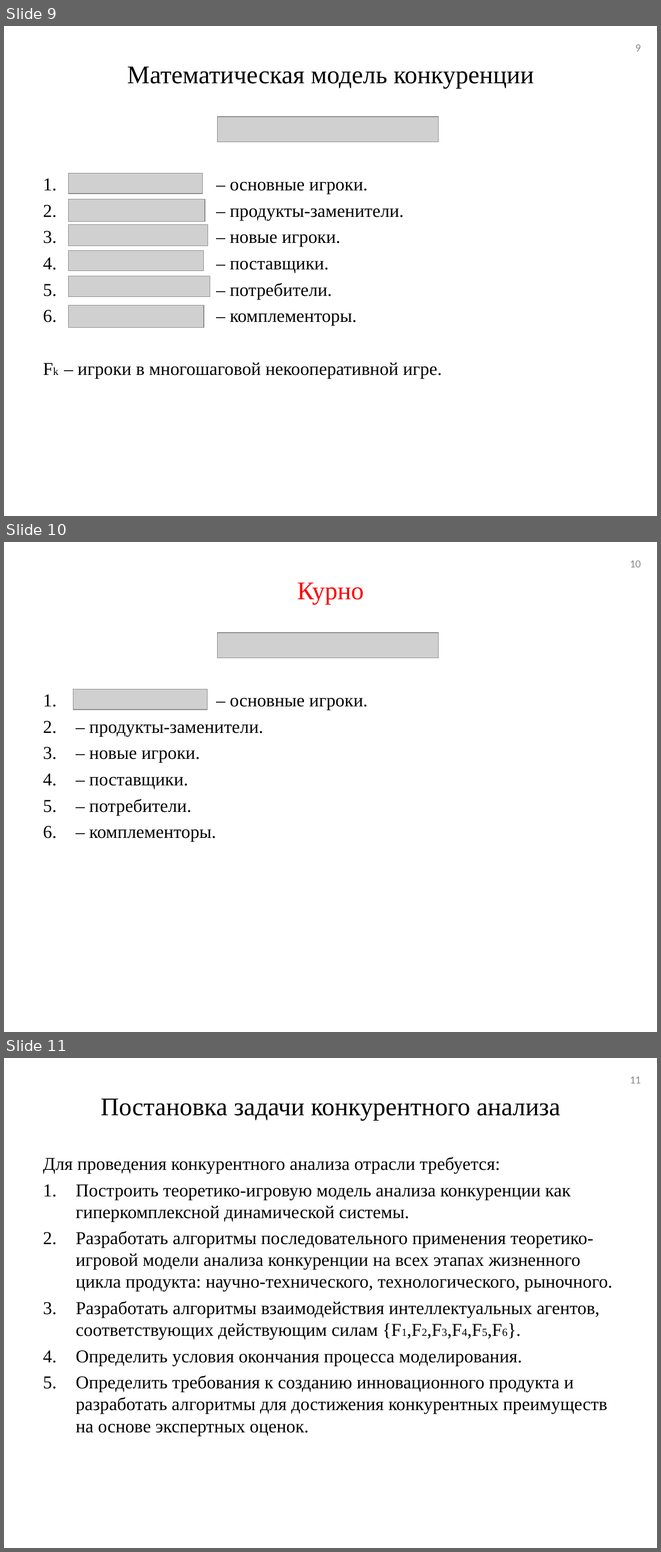
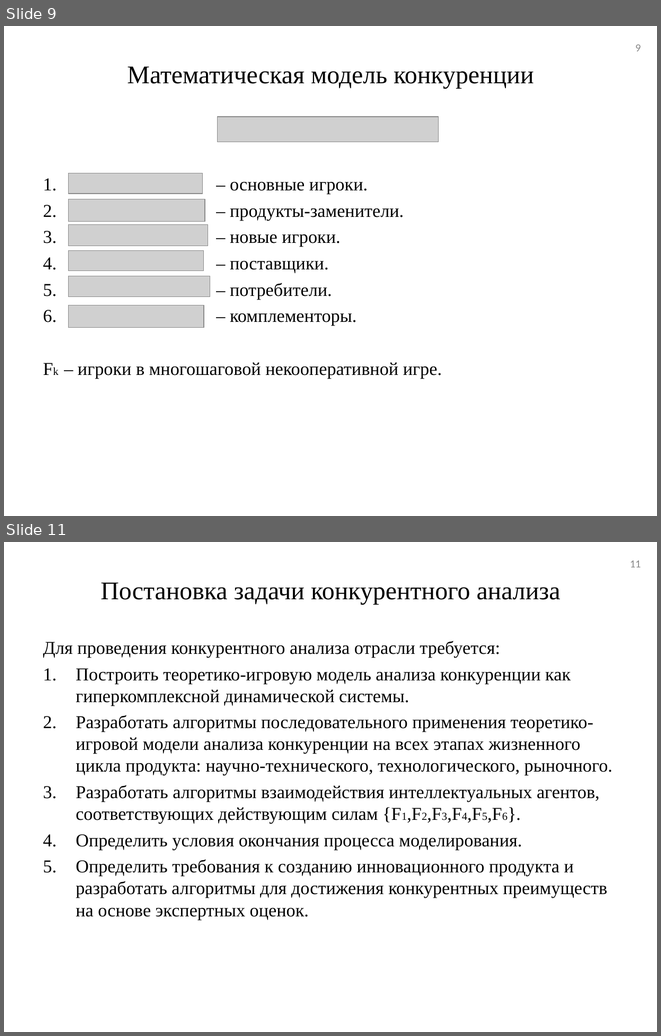
Before and after one commit to tehdoorsareopen/science, a slide deck: Предзащита/Презентация/Презентация_v01.ppt. Shown one above the other, each under a label of ours: slides 9, 10 and 11 before the commit, slides 9 and 11 after it; the slides between them are not shown. The pictures are 661x1552 and 661x1036 pixels, drawn with LibreOffice and Linux fonts; fonts in the diff are those of the drawing; grey boxes stand for pictures. Boxes give left, top, right and bottom in pixels: in the first picture for what was removed or moved away, otherwise in the second. Text is boxed around its words. In the diff, an @@ line names an element or a change of style, - is before the commit and + after.

```diff
--- a/Предзащита/Презентация/Презентация_v01.ppt
+++ b/Предзащита/Презентация/Презентация_v01.ppt
@@ slide 10 removed at (x1=4, y1=542, x2=657, y2=1032), background #FFFFFF @@
@@ page number removed at (x1=630, y1=561, x2=641, y2=567) @@
-10
@@ title removed at (x1=297, y1=582, x2=364, y2=605) @@
-Курно
@@ picture removed at (x1=218, y1=633, x2=439, y2=658) @@
@@ picture removed at (x1=73, y1=689, x2=207, y2=709) @@
@@ text removed at (x1=89, y1=698, x2=368, y2=841) @@
-1. – основные игроки.
-2. – продукты-заменители.
-3. – новые игроки.
-4. – поставщики.
-5. – потребители.
-6. – комплементоры.
```
Also in this commit, not shown: 7 slides added, 1 other file.
